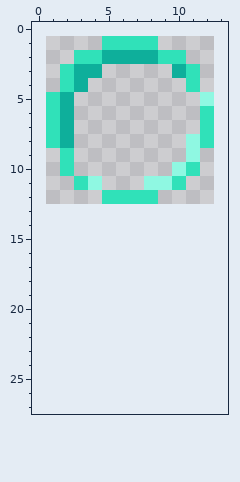
Edited in one commit: pixel-art sprite (Enamel/Content/Socket.png). The first picture shows the starting point.
The file is 12x12 pixels. The old version is drawn lined up with the new one, on the new canvas.
New version:
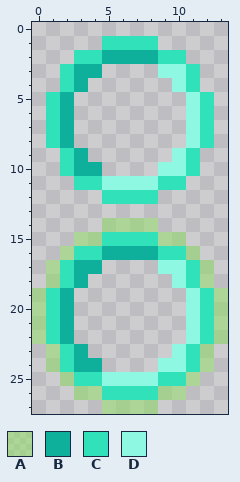
Palette (. is transparent): A #91db698c  B #0eaf9b  C #30e1b9  D #8ff8e2
Diff:
canvas 12x12 -> 14x28, the old top-left corner now at 1,1
y 3: x 9..10 .B -> DD
y 4: x 10 . -> D
y 5: x 11..12 .D -> DC
y 6..7: x 11 . -> D
y 9: x 3 . -> B; x 10..11 .D -> DC
y 10: x 3..4 .. -> BB; x 9 . -> D
y 11: x 4..7 D... -> CDDD; x 9 D -> C
y 14: x 5..8 .... -> AAAA
y 15: x 3..10 ........ -> AACCCCAA
y 16: x 2..11 .......... -> ACCBBBBCCA
y 17: x 1..4 .... -> ACBB; x 9..12 .... -> DDCA
y 18: x 1..3 ... -> ACB; x 10..12 ... -> DCA
y 19..22: x 0..2 ... -> ACB; x 11..13 ... -> DCA
y 23: x 1..3 ... -> ACB; x 10..12 ... -> DCA
y 24: x 1..4 .... -> ACBB; x 9..12 .... -> DDCA
y 25: x 2..11 .......... -> ACCDDDDCCA
y 26: x 3..10 ........ -> AACCCCAA
y 27: x 5..8 .... -> AAAA
Changed places in both pictures, as pixel boxes (x1, y1, x2, y2):
changed: (32, 64, 228, 414)
